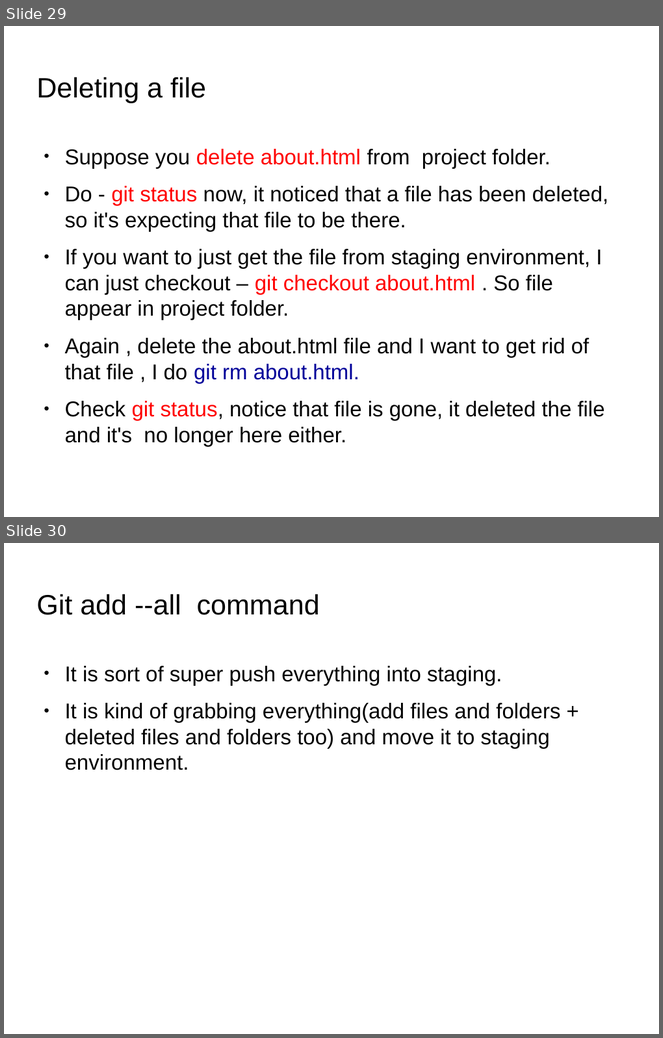
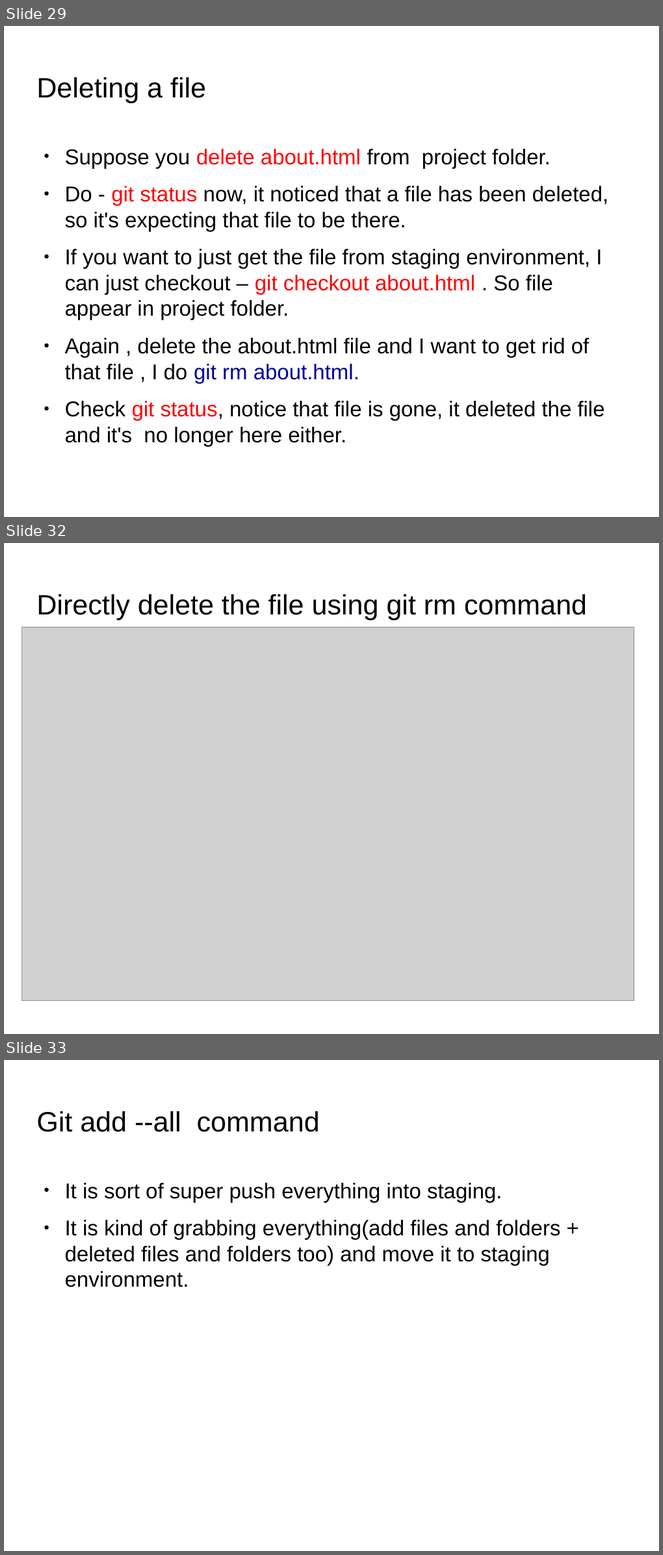
Before and after one commit to anumsh/Learning-Git-and-Github, a slide deck: git_and_GitHub.odp. Shown one above the other, each under a label of ours: slides 29 and 30 before the commit, slides 29, 32 and 33 after it; the slides between them are not shown. The pictures are 663x1038 and 663x1555 pixels, drawn with LibreOffice and Linux fonts; fonts in the diff are those of the drawing; grey boxes stand for pictures; background and template pictures are left out. Boxes give left, top, right and bottom in pixels: in the first picture for what was removed or moved away, otherwise in the second. Text is boxed around its words. In the diff, an @@ line names an element or a change of style, - is before the commit and + after.

Commit message:
feat: Add images in slide

```diff
--- a/git_and_GitHub.odp
+++ b/git_and_GitHub.odp
@@ slide 32 added at (4, 543, 659, 1034), background picture (left out) @@
@@ title added at (36, 594, 587, 620), 33.9 pt, text #000000 @@
+Directly delete the file using git rm command
@@ picture added at (22, 627, 634, 1001) @@
@@ what was slide 30 is now slide 33 @@
```
Also in this commit, not shown: 2 other slides added, 3 other files.
